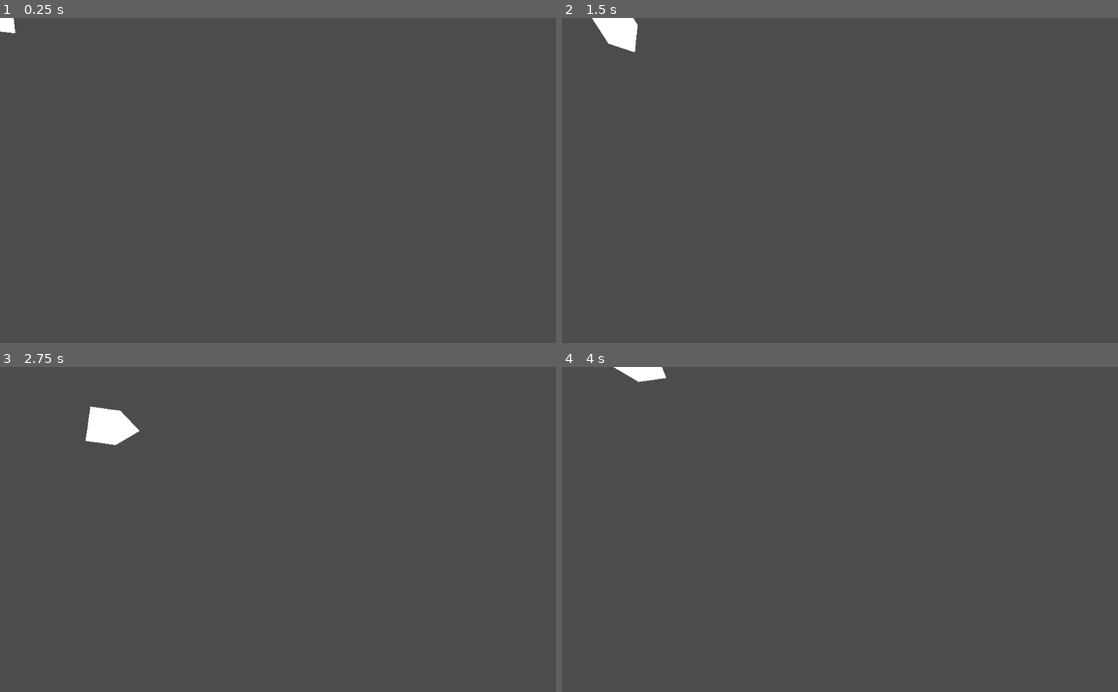
Above: before the commit, frames 1-4 (two rows, left to right).
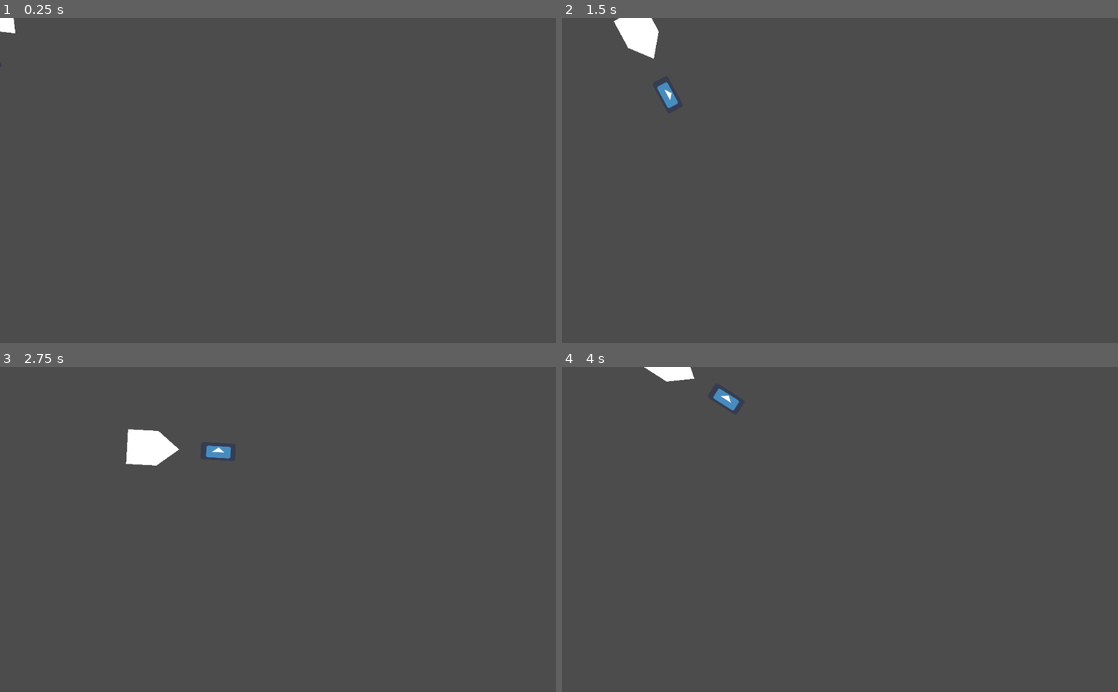
Above: after the commit, the same moments.

Repository: Insta-x/dice-core
Game: Godot game, scene res://Src/Player/PlayerWrapper.tscn
The game is run twice, just before and just after one commit, with the same random seed, the same clock (stepped at 60 frames per second) and the same inputs. The project has no main scene, so this scene is started directly. The engine's default icon, where the game draws it, is replaced by a stand-in: a white triangle on a blue panel in a dark square.
Inputs (mouse positions are in pixels of both pictures, inside the frame that each line leads up to):
- Up to frame 1 (0.25 s): no input
- Up to frame 2 (1.5 s): tap Enter at 0.5 s; move the mouse to (962, 164) at 0.52 s; press the mouse at (962, 164) at 0.53 s; hold D (move_right) 0.53-1.28 s; move the mouse to (728, 196) at 1.27 s; release the mouse at (728, 196) at 1.28 s; hold S (move_down) from 1.28 s (still down); click (728, 196) at 1.35 s
- Up to frame 3 (2.75 s): move the mouse to (333, 458) at 2.02 s; release S (move_down) at 2.03 s; press the mouse at (333, 458) at 2.03 s; hold D (move_right) from 2.03 s (still down)
- Up to frame 4 (4 s): move the mouse to (812, 594) at 2.77 s; release D (move_right) at 2.78 s; release the mouse at (812, 594) at 2.78 s; hold W (move_up) 2.78-3.53 s; click (812, 594) at 2.85 s; move the mouse to (1006, 578) at 3.52 s; press the mouse at (1006, 578) at 3.53 s; hold A (move_left) from 3.53 s (still down)

The runs differ from the first frame. In frame 2, 0.9% of the frame differs, in the area x 5-21%, y 0-28%; in frame 3, 1.7%, in the area x 15-42%, y 12-31%; in frame 4, 0.6%.

Commit message:
Shoot animation

Diff:
--- /dev/null
+++ b/Src/Player/GunSprite.gd
@@ -0,0 +1,35 @@
+extends Sprite
+
+
+enum Follow {
+	RIGID,
+	ANIMATION,
+}
+
+export (NodePath) onready var rigid_path
+#export (NodePath) onready var back_rigid = get_node(back_rigid) as RigidBody2D
+export (NodePath) onready var animation_position_path
+export (Follow) var follow := Follow.RIGID setget set_follow
+
+onready var rigid : Node2D = get_node(rigid_path)
+onready var animation_position : Node2D = get_node(animation_position_path)
+onready var following : Node2D
+
+
+func _ready() -> void:
+	self.follow = Follow.RIGID
+
+
+func _physics_process(delta: float) -> void:
+	global_position = following.global_position
+	global_rotation = following.global_rotation
+
+
+func set_follow(value: int) -> void:
+	follow = value
+
+	match follow:
+		Follow.RIGID:
+			following = rigid
+		Follow.ANIMATION:
+			following = animation_position
--- a/Src/Player/Player.gd
+++ b/Src/Player/Player.gd
@@ -1,8 +1,17 @@
 extends KinematicBody2D
 
 
-var movespeed := 150.0
+signal player_shot
+
+var movespeed := 200
 var velocity := Vector2.ZERO
+
+
+func _unhandled_input(event: InputEvent) -> void:
+	if event.is_action_pressed("shoot"):
+		emit_signal("player_shot")
+
+	get_tree().set_input_as_handled()
 
 
 func _physics_process(delta: float) -> void:
--- /dev/null
+++ b/Src/Player/PlayerAnimationPlayer.gd
@@ -0,0 +1,5 @@
+extends AnimationPlayer
+
+
+func _on_Player_player_shot() -> void:
+	play("Shoot")
--- a/Src/Player/PlayerWrapper.tscn
+++ b/Src/Player/PlayerWrapper.tscn
@@ -1,7 +1,116 @@
-[gd_scene load_steps=2 format=2]
+[gd_scene load_steps=8 format=2]
 
 [ext_resource path="res://Src/Player/Player.tscn" type="PackedScene" id=1]
+[ext_resource path="res://Src/Player/GunSprite.gd" type="Script" id=2]
+[ext_resource path="res://icon.png" type="Texture" id=3]
+[ext_resource path="res://Src/Player/PlayerAnimationPlayer.gd" type="Script" id=4]
+
+[sub_resource type="CapsuleShape2D" id=1]
+
+[sub_resource type="Animation" id=3]
+length = 0.001
+tracks/0/type = "value"
+tracks/0/path = NodePath("Player/GunAnimationPoint:position")
+tracks/0/interp = 1
+tracks/0/loop_wrap = true
+tracks/0/imported = false
+tracks/0/enabled = true
+tracks/0/keys = {
+"times": PoolRealArray( 0 ),
+"transitions": PoolRealArray( 1 ),
+"update": 0,
+"values": [ Vector2( 0, 72 ) ]
+}
+tracks/1/type = "value"
+tracks/1/path = NodePath("GunSprite:follow")
+tracks/1/interp = 1
+tracks/1/loop_wrap = true
+tracks/1/imported = false
+tracks/1/enabled = true
+tracks/1/keys = {
+"times": PoolRealArray( 0 ),
+"transitions": PoolRealArray( 1 ),
+"update": 0,
+"values": [ 0 ]
+}
+
+[sub_resource type="Animation" id=2]
+resource_name = "Shoot"
+length = 0.5
+step = 0.0166667
+tracks/0/type = "value"
+tracks/0/path = NodePath("Player/GunAnimationPoint:position")
+tracks/0/interp = 1
+tracks/0/loop_wrap = true
+tracks/0/imported = false
+tracks/0/enabled = true
+tracks/0/keys = {
+"times": PoolRealArray( 0, 0.133333, 0.216667, 0.5 ),
+"transitions": PoolRealArray( 1, 1, 1, 1 ),
+"update": 0,
+"values": [ Vector2( 0, 72 ), Vector2( 90, 0 ), Vector2( 70, 0 ), Vector2( 80, 0 ) ]
+}
+tracks/1/type = "value"
+tracks/1/path = NodePath("GunSprite:follow")
+tracks/1/interp = 1
+tracks/1/loop_wrap = true
+tracks/1/imported = false
+tracks/1/enabled = true
+tracks/1/keys = {
+"times": PoolRealArray( 0 ),
+"transitions": PoolRealArray( 1 ),
+"update": 1,
+"values": [ 1 ]
+}
 
 [node name="PlayerWrapper" type="Node2D"]
 
 [node name="Player" parent="." instance=ExtResource( 1 )]
+
+[node name="GunAnimationPoint" type="Position2D" parent="Player"]
+position = Vector2( 0, 72 )
+
+[node name="GunSprite" type="Sprite" parent="."]
+position = Vector2( 0, 72 )
+scale = Vector2( 1, 0.5 )
+texture = ExtResource( 3 )
+centered = false
+offset = Vector2( 0, -32 )
+script = ExtResource( 2 )
+rigid_path = NodePath("../GunRigidBody2D")
+animation_position_path = NodePath("../Player/GunAnimationPoint")
+
+[node name="GunRigidBody2D" type="RigidBody2D" parent="."]
+position = Vector2( 0, 72 )
+
+[node name="CollisionShape2D" type="CollisionShape2D" parent="GunRigidBody2D"]
+position = Vector2( 20, 0 )
+rotation = 1.5708
+shape = SubResource( 1 )
+__meta__ = {
+"_edit_lock_": true
+}
+
+[node name="PinJoint2D" type="PinJoint2D" parent="."]
+position = Vector2( 0, 72 )
+node_a = NodePath("../Player")
+node_b = NodePath("../GunRigidBody2D")
+__meta__ = {
+"_edit_lock_": true
+}
+
+[node name="PinJoint2D2" type="PinJoint2D" parent="."]
+position = Vector2( 40, 72 )
+node_a = NodePath("../Player")
+node_b = NodePath("../GunRigidBody2D")
+softness = 2.0
+__meta__ = {
+"_edit_lock_": true
+}
+
+[node name="PlayerAnimationPlayer" type="AnimationPlayer" parent="."]
+anims/RESET = SubResource( 3 )
+anims/Shoot = SubResource( 2 )
+script = ExtResource( 4 )
+
+[connection signal="player_shot" from="Player" to="PlayerAnimationPlayer" method="_on_Player_player_shot"]
--- a/project.godot
+++ b/project.godot
@@ -49,6 +49,11 @@
 "events": [ Object(InputEventKey,"resource_local_to_scene":false,"resource_name":"","device":0,"alt":false,"shift":false,"control":false,"meta":false,"command":false,"pressed":false,"scancode":68,"physical_scancode":0,"unicode":0,"echo":false,"script":null)
  ]
 }
+shoot={
+"deadzone": 0.5,
+"events": [ Object(InputEventMouseButton,"resource_local_to_scene":false,"resource_name":"","device":0,"alt":false,"shift":false,"control":false,"meta":false,"command":false,"button_mask":0,"position":Vector2( 0, 0 ),"global_position":Vector2( 0, 0 ),"factor":1.0,"button_index":1,"pressed":false,"doubleclick":false,"script":null)
+ ]
+}
 
 [physics]
 
